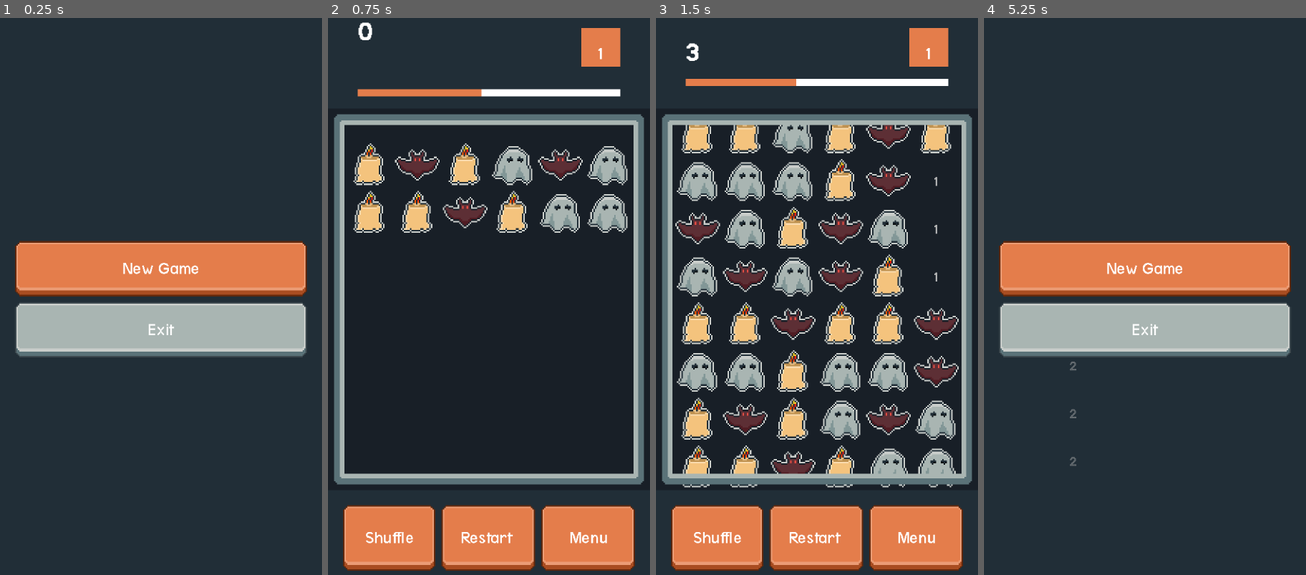
Above: before the commit, frames 1-4 (left to right).
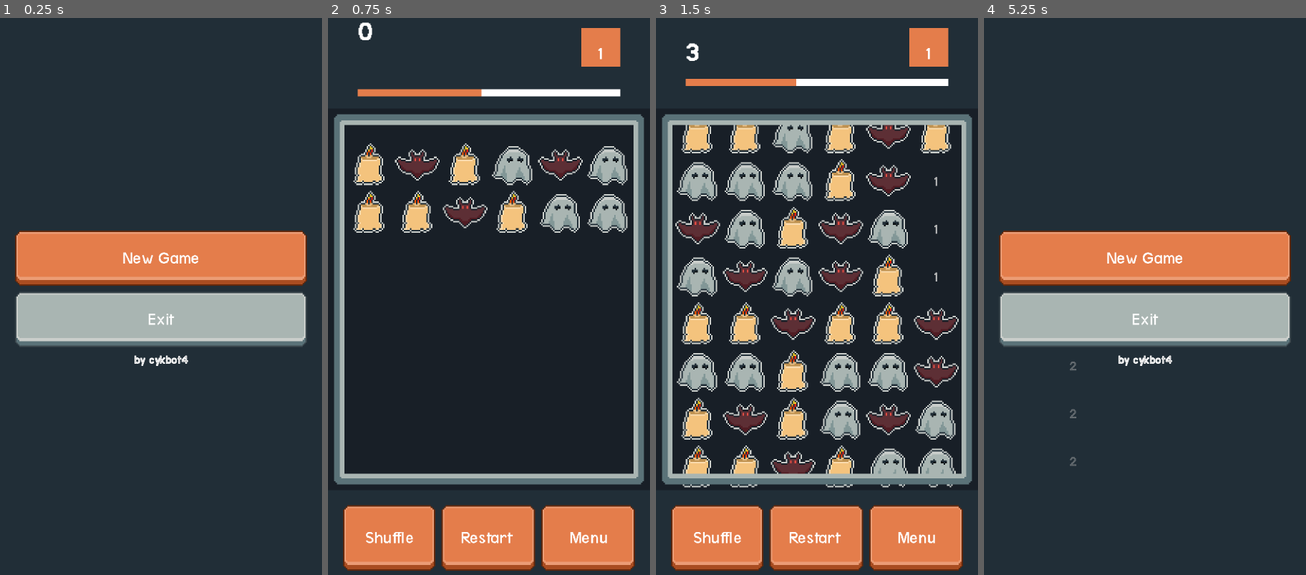
Above: after the commit, the same moments.

Repository: cykgames/004-match3
Game: Godot game, scene res://scenes/main.tscn
Two runs of this game, one before a commit and one after it. Both use one fixed random seed, a clock stepped at 60 frames per second and the inputs below. Sound files missing from this copy of the repository are replaced by a short silence.
Inputs:
- Up to frame 1 (0.25 s): no input
- Up to frame 2 (0.75 s): click "New Game" at 0.5 s
- Up to frame 3 (1.5 s): click "New Game" at 1.25 s
- Up to frame 4 (5.25 s): click "Restart" at 2 s; click "Restart" at 2.75 s; click "Restart" at 3.5 s; hold Escape (GoBack) from 5.03 s (still down)

The runs differ from the first frame. In frame 1, 10% of the frame differs, in the area x 4-96%, y 38-63%; in frame 2, nothing differs; in frame 3, nothing differs; in frame 4, 10%.

Commit message:
attribution: by cykbot4 in title menu; handoff README + CREDITS author

Diff:
--- a/scenes/main.tscn
+++ b/scenes/main.tscn
@@ -54,5 +54,12 @@
 theme = ExtResource("4_s0w80")
 text = "Exit"
 
+[node name="Author" type="Label" parent="MainMenuUI/Background/MarginContainer/HBoxContainer"]
+layout_mode = 2
+theme_override_colors/font_color = Color(1, 1, 1, 0.6)
+theme_override_font_sizes/font_size = 8
+text = "by cykbot4"
+horizontal_alignment = 1
+
 [connection signal="pressed" from="MainMenuUI/Background/MarginContainer/HBoxContainer/NewGame" to="." method="_on_btn_new_game_pressed"]
 [connection signal="pressed" from="MainMenuUI/Background/MarginContainer/HBoxContainer/Exit" to="." method="_on_btn_exit_pressed"]
Not shown, changed: CREDITS.md
Not shown, changed: docs/CHECKPOINT.md
